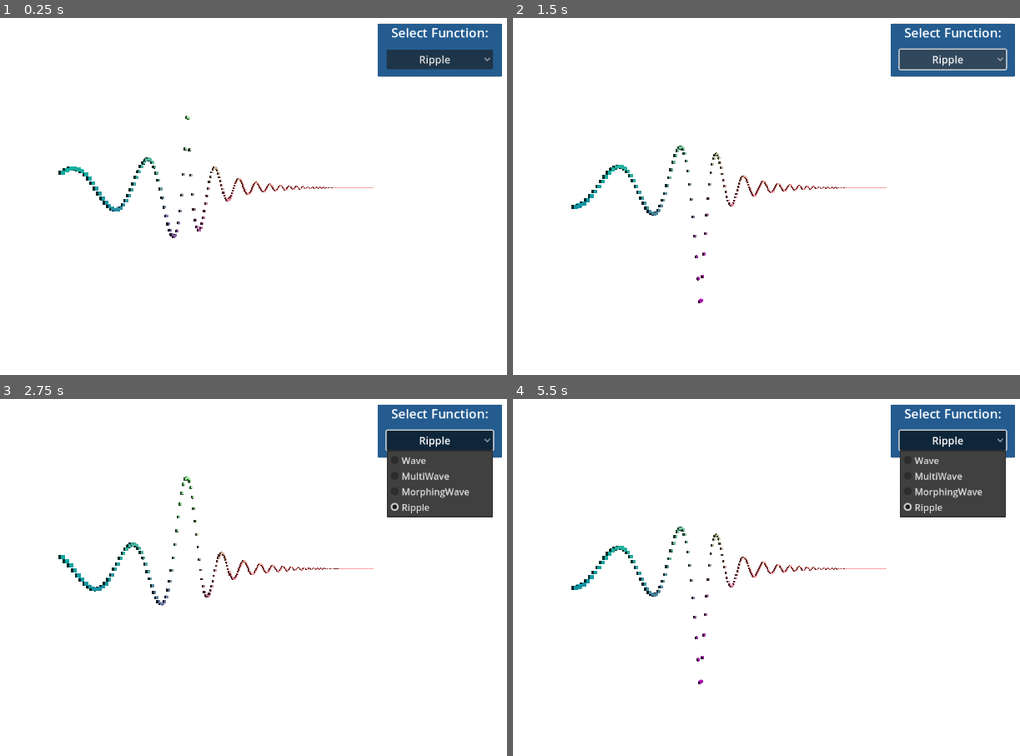
Above: before the commit, frames 1-4 (two rows, left to right).
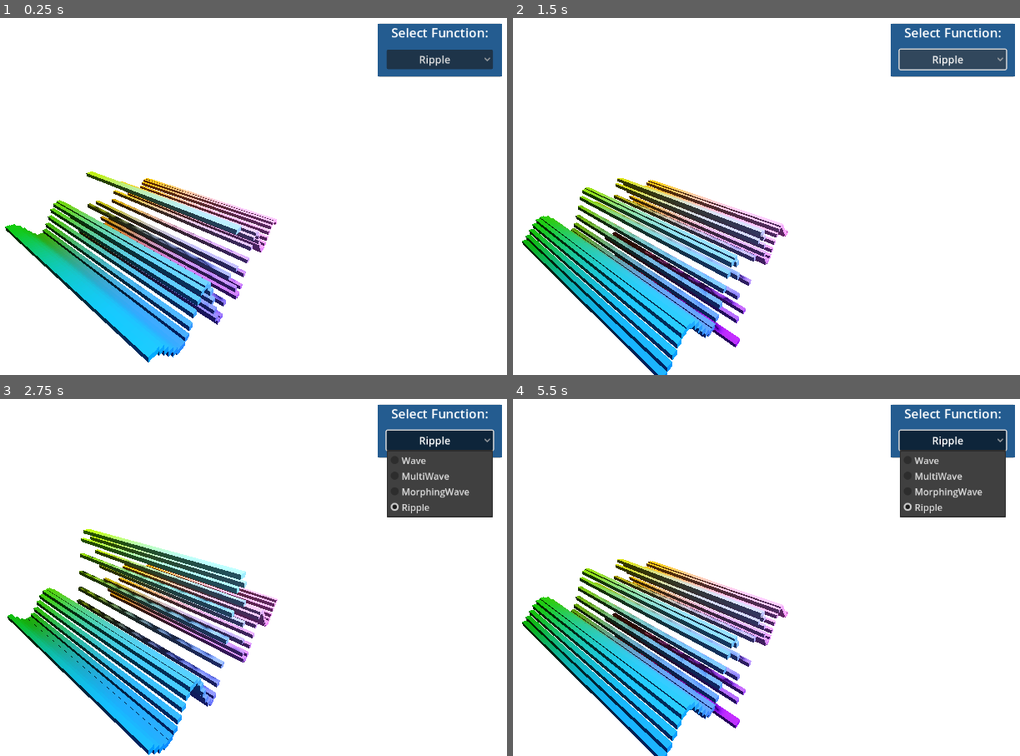
Above: after the commit, the same moments.

Repository: XReaper95/catlikecoding-tutorials-godot
Game: Godot game, scene res://math_world.tscn
Two runs of this game, one before a commit and one after it. Both use one fixed random seed, a clock stepped at 60 frames per second and the inputs below.
Inputs:
- Up to frame 1 (0.25 s): no input
- Up to frame 2 (1.5 s): click "Ripple" at 0.5 s; click "Ripple" at 1.25 s
- Up to frame 3 (2.75 s): click "Ripple" at 2 s
- Up to frame 4 (5.5 s): no input

The runs differ from the first frame. In frame 1, 14% of the frame differs, in the area x 0-74%, y 27-97%; in frame 2, 15%; in frame 3, 15%, in the area x 1-74%, y 21-100%; in frame 4, 15%.

Commit message:
Math World: extruding points

Diff:
--- a/mathematical-surfaces/graph.gd
+++ b/mathematical-surfaces/graph.gd
@@ -11,12 +11,21 @@
 
 func _ready():
 	var pos = Vector3.ZERO
+	var x := 0
+	var z := 0
 
 	for i in range(resolution * resolution):
+		if x == resolution:
+			x = 0
+			z += 1
+
+		x = i % resolution + 1
+
 		var new_point := _Point.instantiate() as CSGBox3D
 		_points.append(new_point)
 
-		pos.x = (i + 0.5) * _step - 1.0
+		pos.x = (x + 0.5) * _step - 1.0
+		pos.z = (z + 0.5) * _step - 1.0
 		new_point.position = pos
 		new_point.scale = _scale
 
--- a/mathematical-surfaces/math_world.tscn
+++ b/mathematical-surfaces/math_world.tscn
@@ -20,11 +20,11 @@
 
 [node name="Graph" type="Node3D" parent="."]
 script = ExtResource("1_cm1qr")
-resolution = 100
+resolution = 50
 _function_library = ExtResource("2_1tkxj")
 
 [node name="Camera3D" type="Camera3D" parent="."]
-transform = Transform3D(0.620135, 0, -0.784495, 0, 1, 0, 0.784495, 0, 0.620135, -1.54602, 0, 1.17912)
+transform = Transform3D(0.619949, 0.277378, -0.733978, 0.0231047, 0.928572, 0.370432, 0.784301, -0.246608, 0.569259, -1.52798, 1.3978, 1.64049)
 size = 3.0
 
 [node name="DirectionalLight3D" type="DirectionalLight3D" parent="."]
